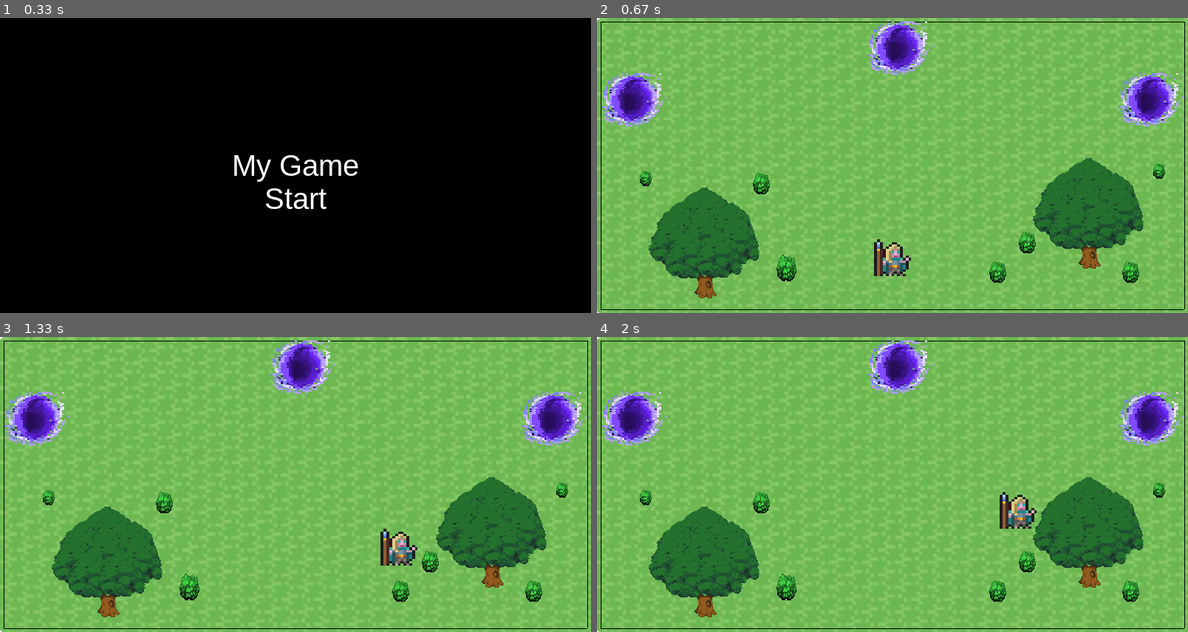
Above: before the commit, frames 1-4 (two rows, left to right).
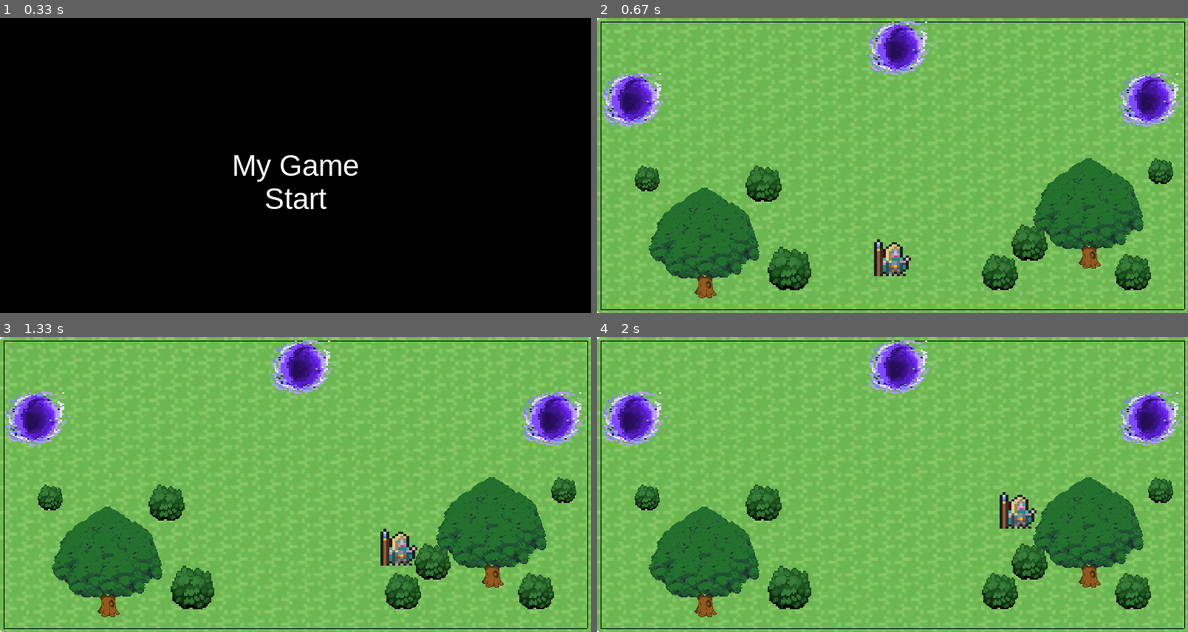
Above: after the commit, the same moments.

Repository: Daniil-Fuks/PyGame-quest
Game: pygame game, started from main.py
The game is run twice, just before and just after one commit, with the same random seed, the same clock (stepped at 60 frames per second) and the same inputs.
Inputs:
- Up to frame 1 (0.33 s): no input
- Up to frame 2 (0.67 s): tap Space at 0.33 s
- Up to frame 3 (1.33 s): hold D 0.67-1.13 s; hold W from 1.17 s (still down)
- Up to frame 4 (2 s): release W at 1.47 s; hold D 1.5-1.97 s

Frame 1 is identical in both runs. In frame 2, 3.4% of the frame differs, in the area x 6-98%, y 47-93%; in frame 3, 3.4%; in frame 4, 3.4%.

Commit message:
Change bush.png, refactor main.py
Переделана пнг-картинка куста, а также добавлена коллизия для порталов

Diff:
--- a/main.py
+++ b/main.py
@@ -52,6 +52,12 @@
         if pygame.sprite.spritecollideany(self, trees):
             self.vx = 0
             self.vy = 0
+        if pygame.sprite.spritecollideany(self, portal_1):
+            print('portal_1')
+        if pygame.sprite.spritecollideany(self, portal_2):
+            print('portal_2')
+        if pygame.sprite.spritecollideany(self, portal_3):
+            print('portal_3')
 
 
 class Border(pygame.sprite.Sprite):
@@ -97,7 +103,6 @@
         self.rect.y = y
 
 
-
 def level_1():
     player = Player(50, 50, 375, 300)
     tree = Tree(150, 150, 590, 190)
@@ -120,7 +125,6 @@
     all_sprites.add(tree2)
     trees.add(tree2)
     return player
-
 
 
 def main():
@@ -178,11 +182,11 @@
                 game_over = False
 
         if game_state == "game":
-                bg = pygame.image.load('data/Grass.png')
-                bg = pygame.transform.scale(bg, (800, 400))
-                screen.blit(bg, (0, 0))
-                all_sprites.draw(screen)
-                all_sprites.update()
+            bg = pygame.image.load('data/Grass.png')
+            bg = pygame.transform.scale(bg, (800, 400))
+            screen.blit(bg, (0, 0))
+            all_sprites.draw(screen)
+            all_sprites.update()
         clock.tick(fps)
         pygame.display.flip()
     pygame.quit()
Binary file changed: data/bush.png
